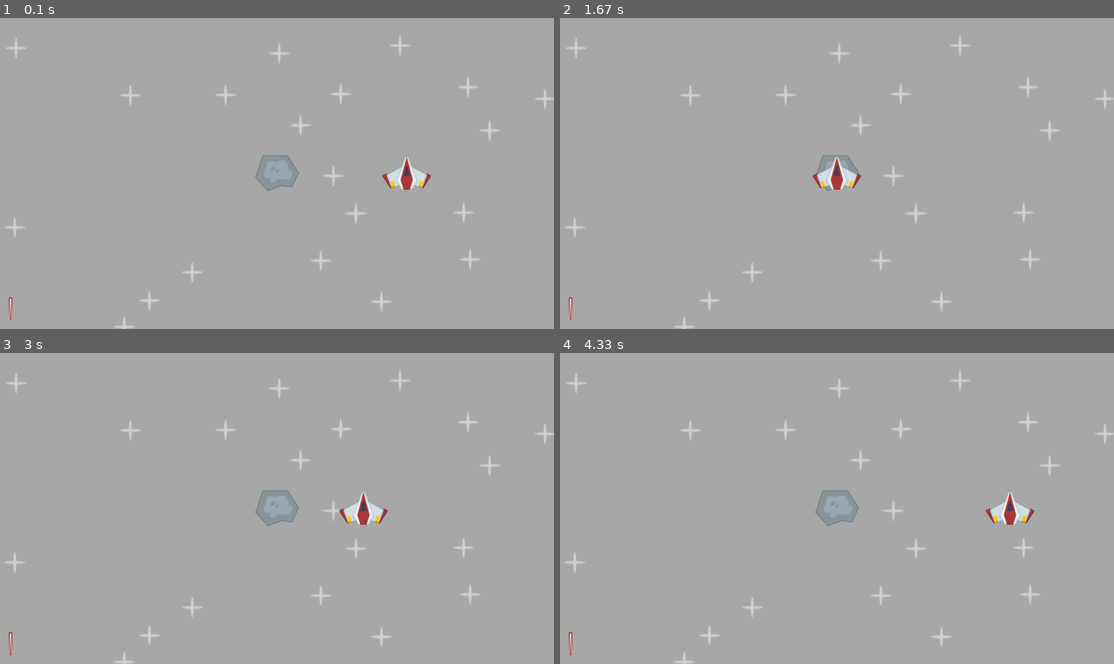
Above: before the commit, frames 1-4 (two rows, left to right).
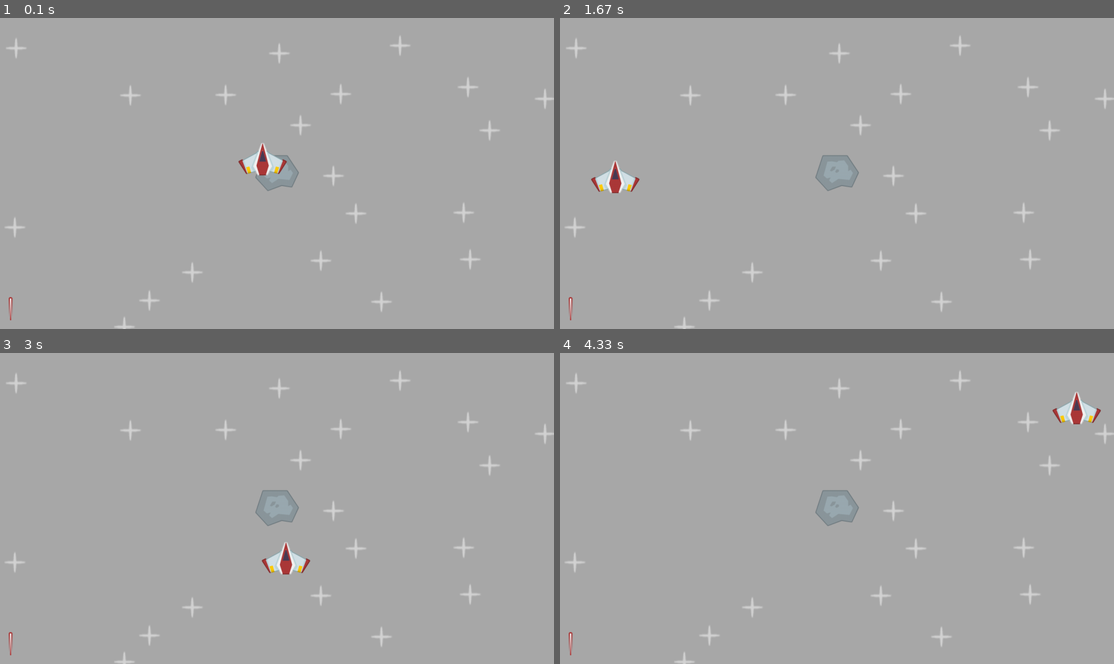
Above: after the commit, the same moments.

Repository: finnJAMin37/Clear-Code-Pygame
Game: pygame game, started from 5games/space shooter/main.py
The game is run twice, just before and just after one commit, with the same random seed, the same clock (stepped at 60 frames per second) and the same inputs.
Inputs:
- Up to frame 1 (0.1 s): no input
- Up to frame 2 (1.67 s): no input
- Up to frame 3 (3 s): no input
- Up to frame 4 (4.33 s): no input

The runs differ from the first frame. In frame 1, 0.9% of the frame differs, in the area x 43-78%, y 40-56%; in frame 2, 0.9%, in the area x 5-55%, y 44-57%; in frame 3, 0.9%; in frame 4, 0.9%.

Commit message:
Day 4: Vectors, delta time, pygame clocks

Diff:
--- a/5games/space shooter/main.py
+++ b/5games/space shooter/main.py
@@ -8,6 +8,7 @@
 display_surface = pygame.display.set_mode((WINDOW_WIDTH,WINDOW_HEIGHT))
 pygame.display.set_caption("Space Shooter")
 running = True
+clock = pygame.time.Clock()
 
 # meteor
 meteor_path = join("images","meteor.png")
@@ -24,13 +25,15 @@
 star_surf = pygame.image.load(star_path).convert_alpha()
 star_positions = [(randint(0,WINDOW_WIDTH),randint(0, WINDOW_HEIGHT)) for i in range(20)]
 
-# importing image
+# player importing image
 player_path = join("images","player.png")
 player_surf = pygame.image.load(player_path).convert_alpha()
 player_rect = player_surf.get_rect(center = (WINDOW_WIDTH/2, WINDOW_HEIGHT/2))
-player_dirx = 100
+player_dir = pygame.math.Vector2(-1, -1)
+player_speed = 400
 
 while running:
+    dt = clock.tick(60) / 1000
     # event loop
     for event in pygame.event.get():
         if event.type == pygame.QUIT:
@@ -44,15 +47,14 @@
     display_surface.blit(laser_surf, laser_rect)
 
     # player movement
-    if player_dirx > 0:
-        if player_rect.right < WINDOW_WIDTH:
-            player_rect.centerx += player_dirx
-        else:
-            player_dirx = abs(player_dirx) * -1
-    elif player_rect.left > 0:
-        player_rect.centerx += player_dirx
-    else:
-        player_dirx = abs(player_dirx)
+    if player_rect.top < 0 or player_rect.bottom > WINDOW_HEIGHT:
+        player_dir[1] *= -1
+        if player_rect.left < 0 or player_rect.right > WINDOW_WIDTH:
+            pygame.display.set_caption("CORNER!!")
+            player_dir[0] *= -1
+    elif player_rect.left < 0 or player_rect.right > WINDOW_WIDTH:
+        player_dir[0] *= -1
+    player_rect.center += player_dir * player_speed * dt
 
     display_surface.blit(player_surf, player_rect)
 
